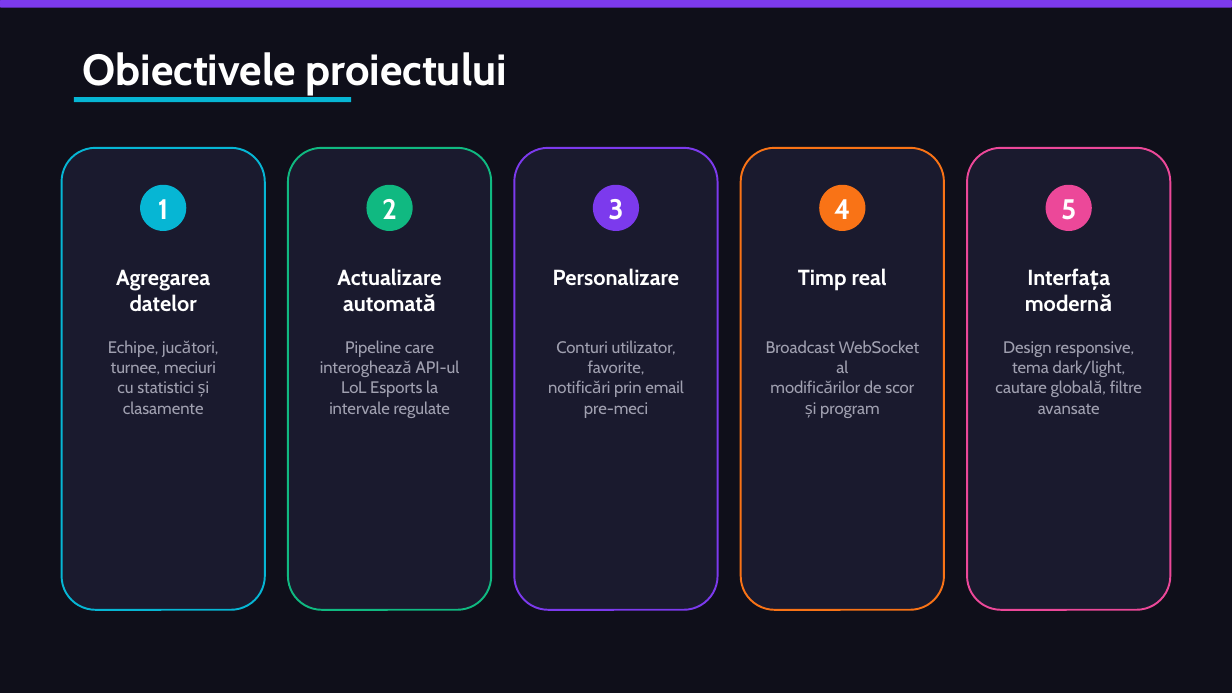
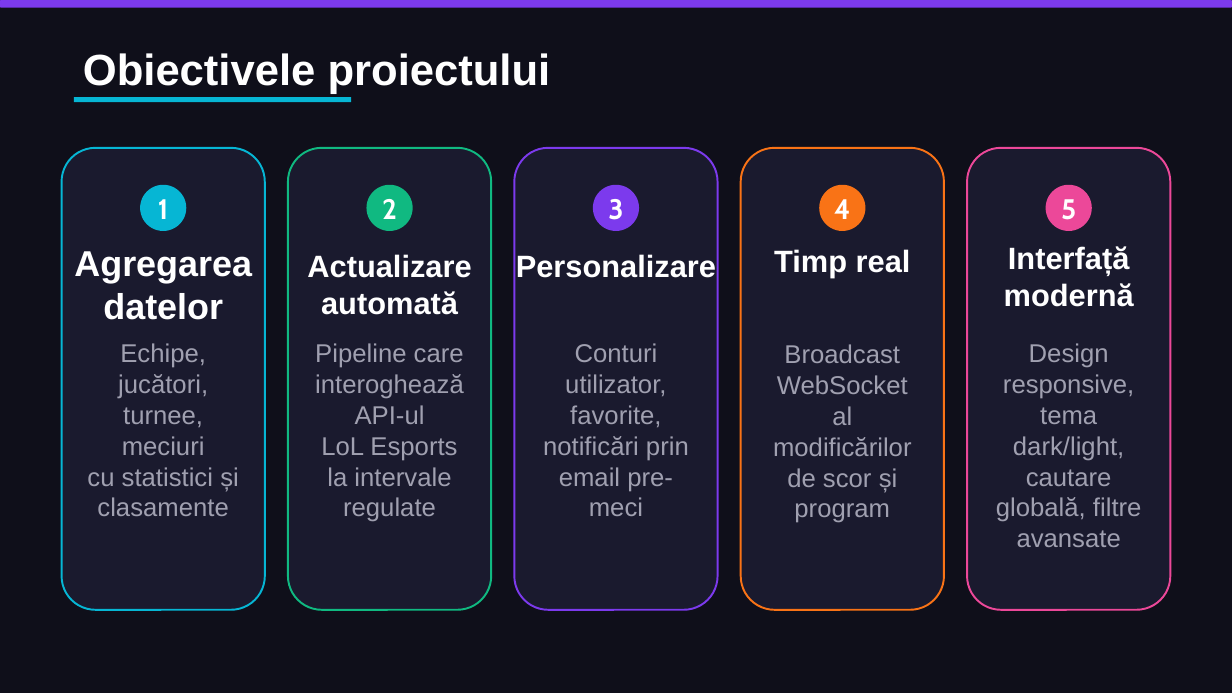
Before and after one commit to MarioCioara/licenta, a slide deck: slide 3 of Cioara_Mario_Prezentare_AIA_Licenta.pptx. Drawn at 1232x693 pixels with LibreOffice and Linux fonts; fonts in the diff are those of the drawing. Boxes give left, top, right and bottom in pixels: in the first picture for what was removed or moved away, otherwise in the second. Text is boxed around its words. In the diff, an @@ line names an element or a change of style, - is before the commit and + after.

```diff
--- a/Cioara_Mario_Prezentare_AIA_Licenta.pptx
+++ b/Cioara_Mario_Prezentare_AIA_Licenta.pptx
@@ text "Obiectivele proiectului" at <box>83,53,551,94</box>: font Cabin to Arial @@
@@ text "Agregarea datelor": place and size @@
-text "Agregarea datelor" at <box>116,269,210,312</box>
+text "Agregarea datelor" at <box>74,251,252,320</box>
@@ text "Agregarea datelor" at <box>74,251,252,320</box>: size 17 to 28 pt, font Cabin to Arial @@
@@ text "Timp real": place and size @@
-text "Timp real" at <box>798,268,887,291</box>
+text "Timp real" at <box>774,249,911,278</box>
@@ text "Actualizare automată": place and size @@
-text "Actualizare automată" at <box>337,268,441,312</box>
+text "Actualizare automată" at <box>307,254,471,315</box>
@@ size 17 to 24 pt, font Cabin to Arial in 3 elements at <box>307,254,471,315</box>, <box>774,249,911,278</box>, <box>516,254,716,278</box> @@
@@ text "Personalizare": place and size @@
-text "Personalizare" at <box>553,268,680,286</box>
+text "Personalizare" at <box>516,254,716,278</box>
@@ text at <box>1004,246,1134,307</box>: text changed; size 17 to 24 pt; font Cabin to Arial @@
-Interfața modernă
+Interfață modernă
@@ size 13 to 20 pt, font Cabin to Arial in 5 elements at <box>87,343,239,516</box>, <box>315,343,464,521</box>, <box>543,343,689,516</box>, <box>773,344,912,523</box>, <box>996,343,1141,547</box> @@
```
Also in this commit, not shown: 7 other slides changed.
